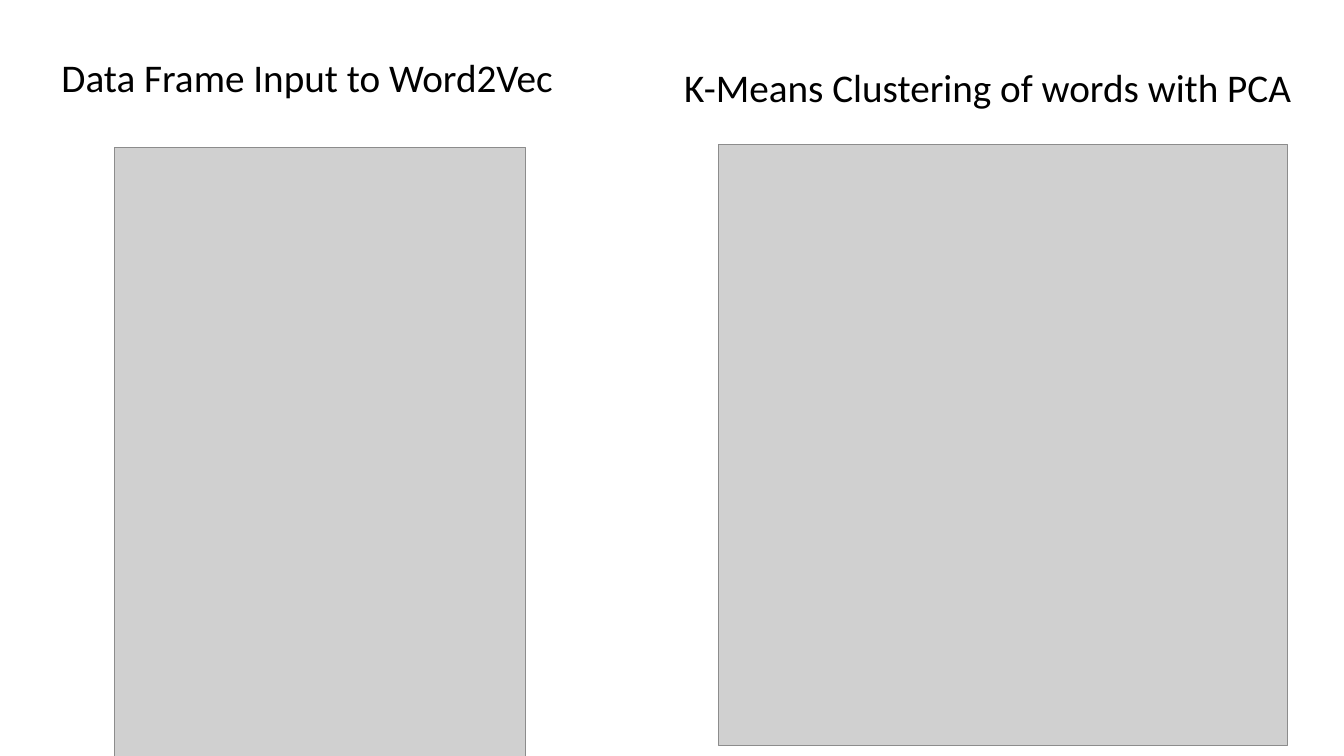
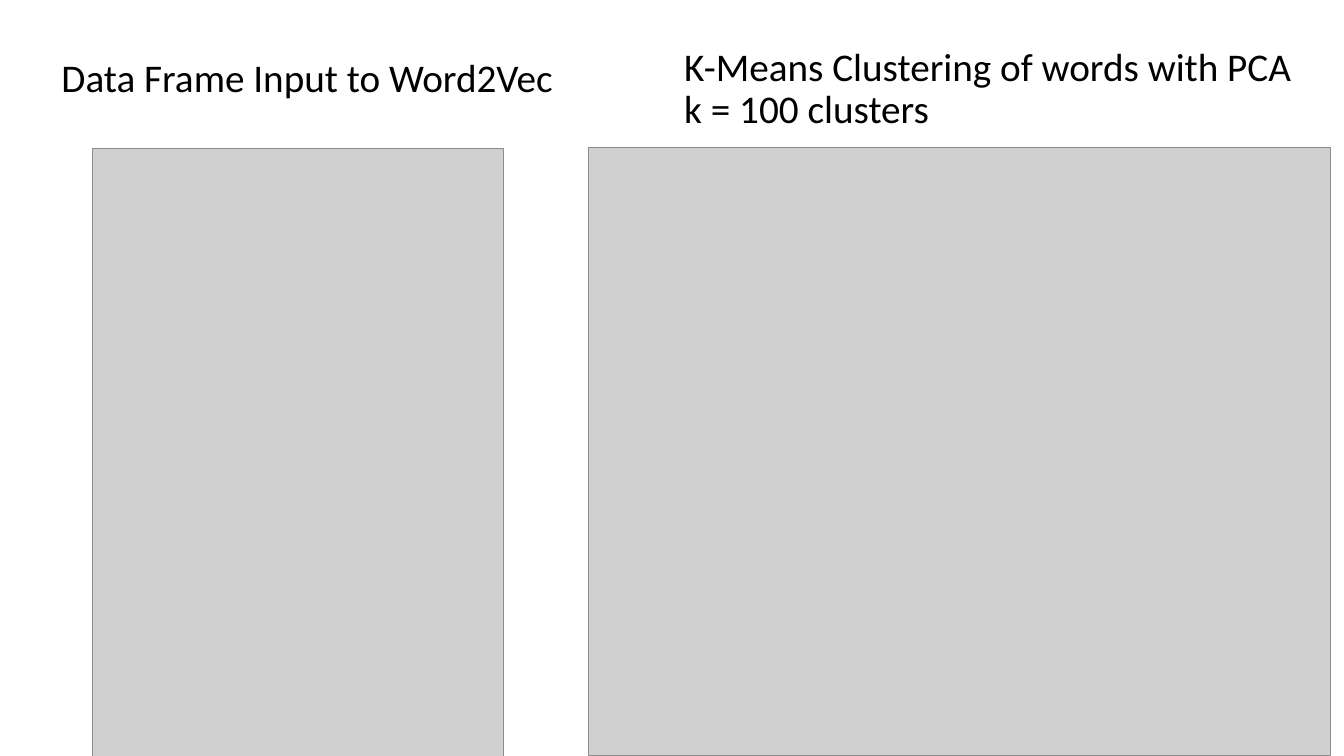
Before and after one commit to eileenblum/Music-Project, a slide deck: slide 5 of erdos-music_project.pptx. Drawn at 1344x756 pixels with LibreOffice and Linux fonts; fonts in the diff are those of the drawing; grey boxes stand for pictures. Boxes give left, top, right and bottom in pixels: in the first picture for what was removed or moved away, otherwise in the second. Text is boxed around its words. In the diff, an @@ line names an element or a change of style, - is before the commit and + after.

```diff
--- a/erdos-music_project.pptx
+++ b/erdos-music_project.pptx
@@ text at (684,95,929,124): paragraph added @@
+k = 100 clusters
@@ picture: place and size @@
-picture at (115,147,526,756)
+picture at (93,149,504,756)
@@ picture: place and size @@
-picture at (719,144,1289,745)
+picture at (589,147,1331,756)
```
Also in this commit, not shown: 3 other slides changed, 2 other files.
